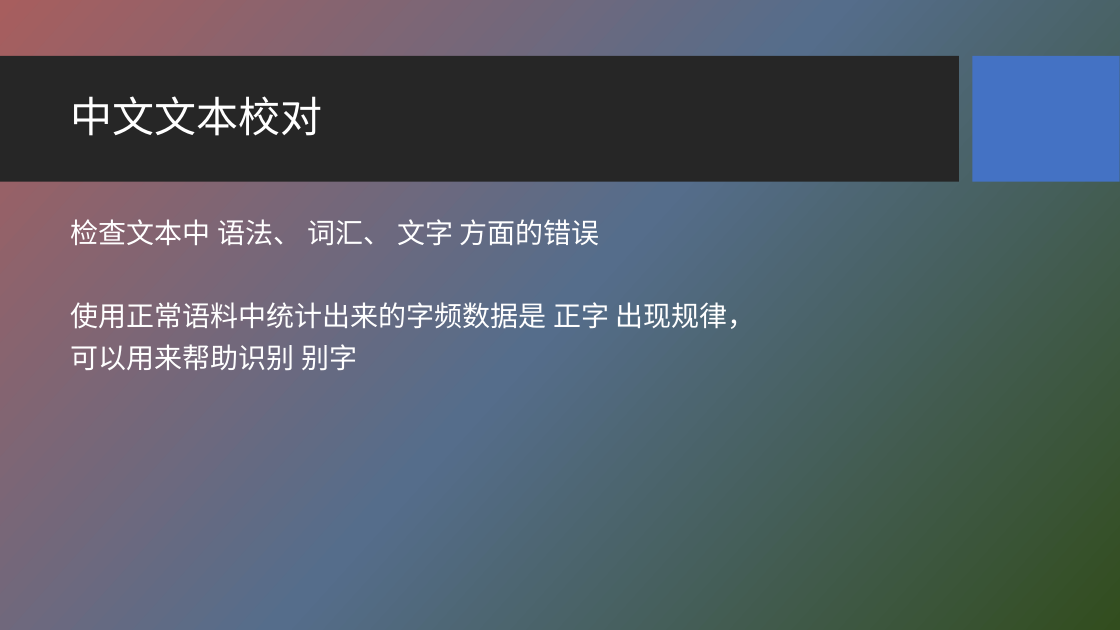
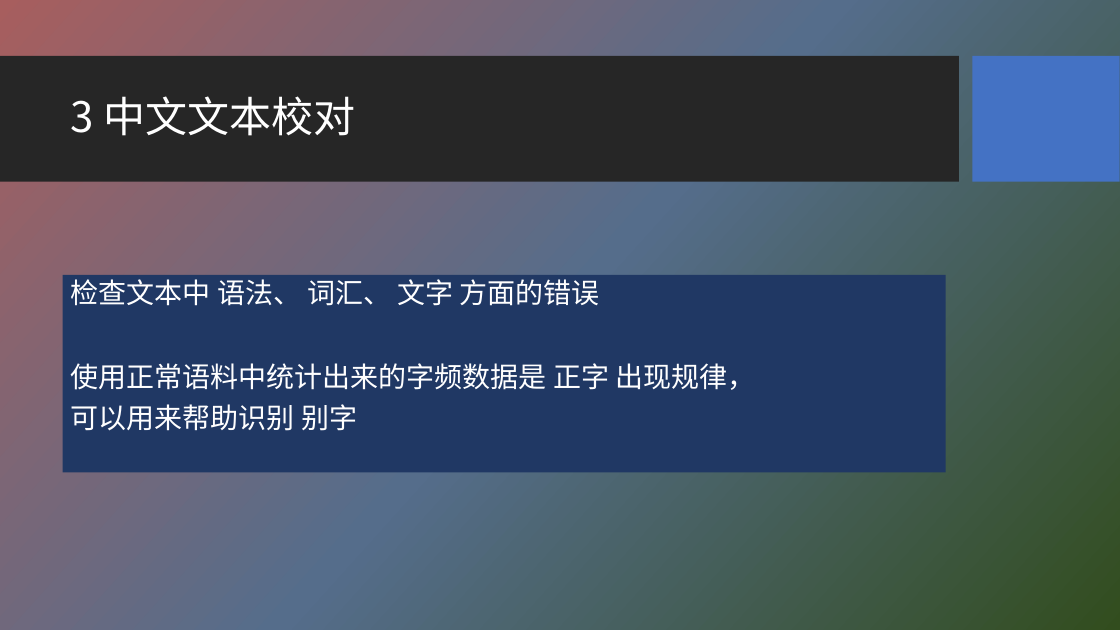
Before and after one commit to HBU/NLP_PPT, a slide deck: slide 30 of PPT-2020/ch06 字符编码与字频统计.pptx (slide 27 before the commit). Drawn at 1120x630 pixels with LibreOffice and Linux fonts; fonts in the diff are those of the drawing; background and template pictures are left out. Boxes give left, top, right and bottom in pixels: in the first picture for what was removed or moved away, otherwise in the second. Text is boxed around its words. In the diff, an @@ line names an element or a change of style, - is before the commit and + after.

```diff
--- a/PPT-2020/ch06 字符编码与字频统计.pptx
+++ b/PPT-2020/ch06 字符编码与字频统计.pptx
@@ title at [71, 96, 356, 136]: text changed @@
-中文文本校对
+3 中文文本校对
@@ text "检查文本中 语法、 词汇、 文字 方面的错误": place and size @@
-text "检查文本中 语法、 词汇、 文字 方面的错误" at [71, 219, 755, 370]
+text "检查文本中 语法、 词汇、 文字 方面的错误" at [62, 275, 945, 472]
@@ text "检查文本中 语法、 词汇、 文字 方面的错误" at [62, 275, 945, 472]: fill none to #203864 @@
```
Also in this commit, not shown: 27 other slides changed, 3 slides added.
